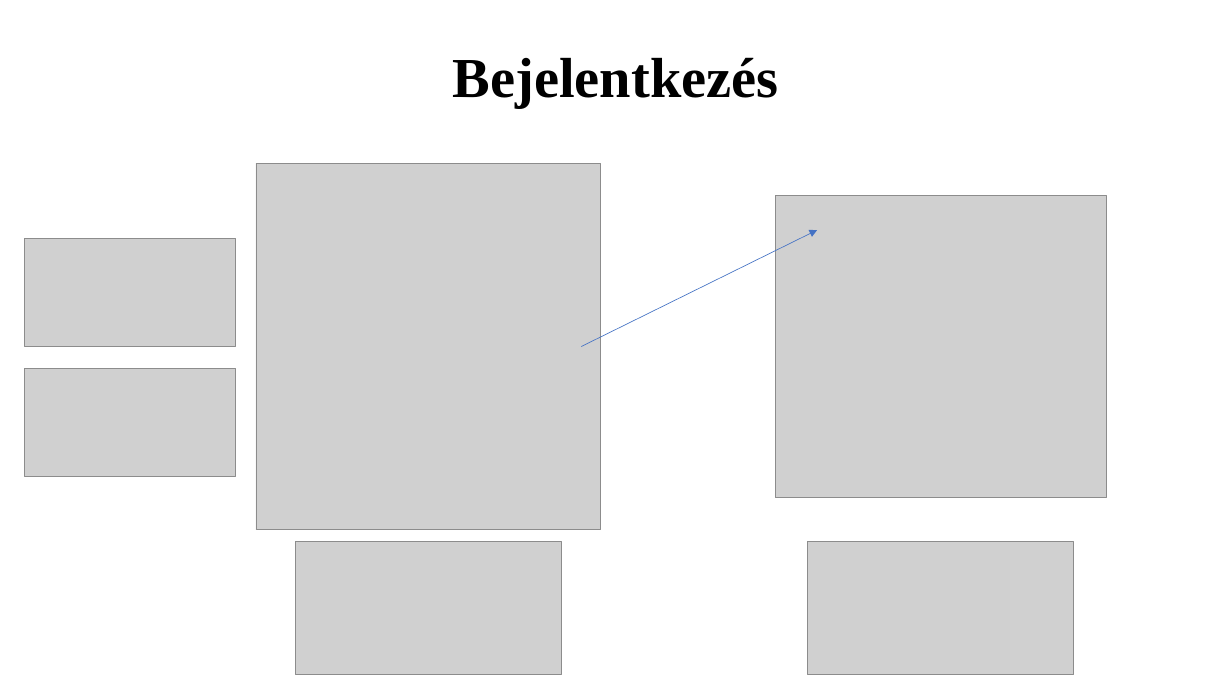
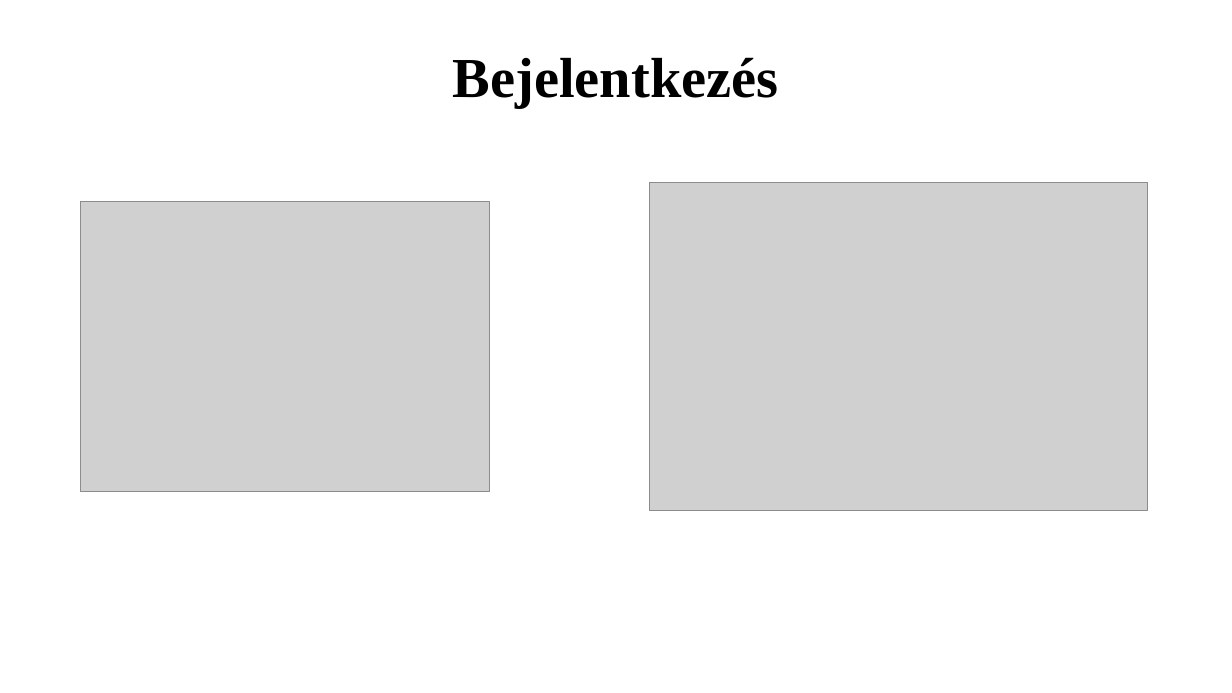
Before and after one commit to K0RN3L07/ParKing, a slide deck: slide 11 of Dokumentumok/ParKing-prezentacio.pptx. Drawn at 1232x693 pixels with LibreOffice and Linux fonts; fonts in the diff are those of the drawing; grey boxes stand for pictures. Boxes give left, top, right and bottom in pixels: in the first picture for what was removed or moved away, otherwise in the second. Text is boxed around its words. In the diff, an @@ line names an element or a change of style, - is before the commit and + after.

```diff
--- a/Dokumentumok/ParKing-prezentacio.pptx
+++ b/Dokumentumok/ParKing-prezentacio.pptx
@@ rectangle added at bbox=[0, 140, 1232, 693], fill #FFFFFF, outline #FFFFFF 1 pt @@
@@ picture removed at bbox=[256, 164, 601, 531] @@
@@ picture added at bbox=[80, 201, 490, 493] @@
@@ picture: place and size @@
-picture at bbox=[775, 195, 1106, 497]
+picture at bbox=[650, 183, 1148, 510]
@@ picture removed at bbox=[25, 238, 237, 347] @@
@@ arrow removed from (581, 347) to (817, 230) @@
@@ picture removed at bbox=[25, 369, 237, 477] @@
@@ picture removed at bbox=[296, 542, 562, 675] @@
@@ picture removed at bbox=[808, 542, 1074, 675] @@
```
Also in this commit, not shown: 6 other slides changed, 3 other files.
